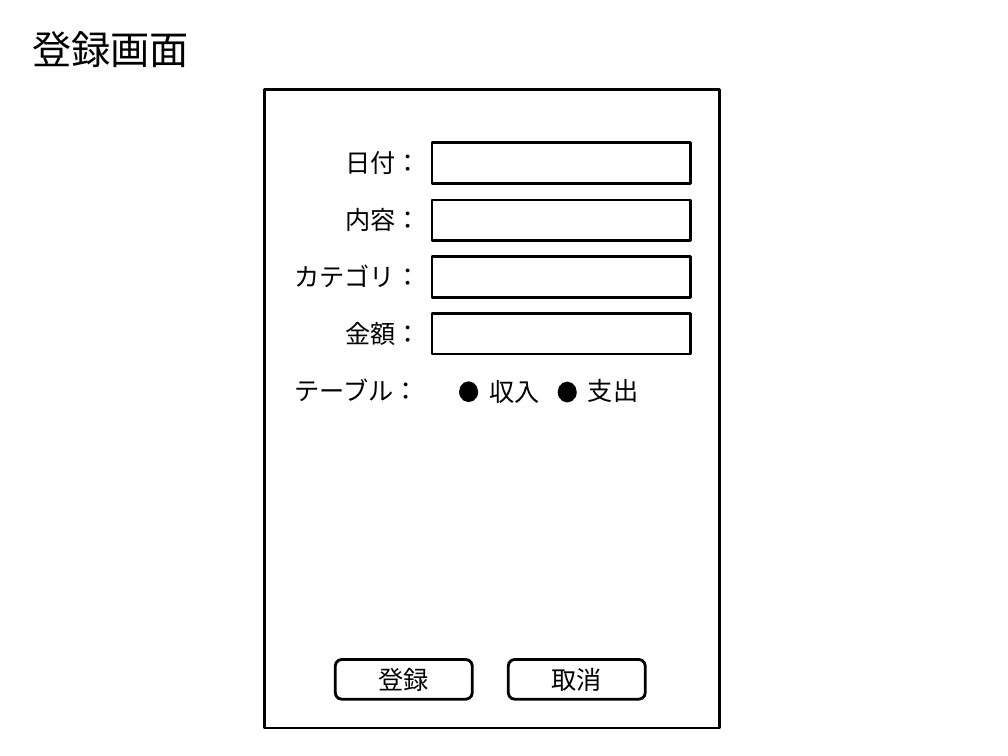
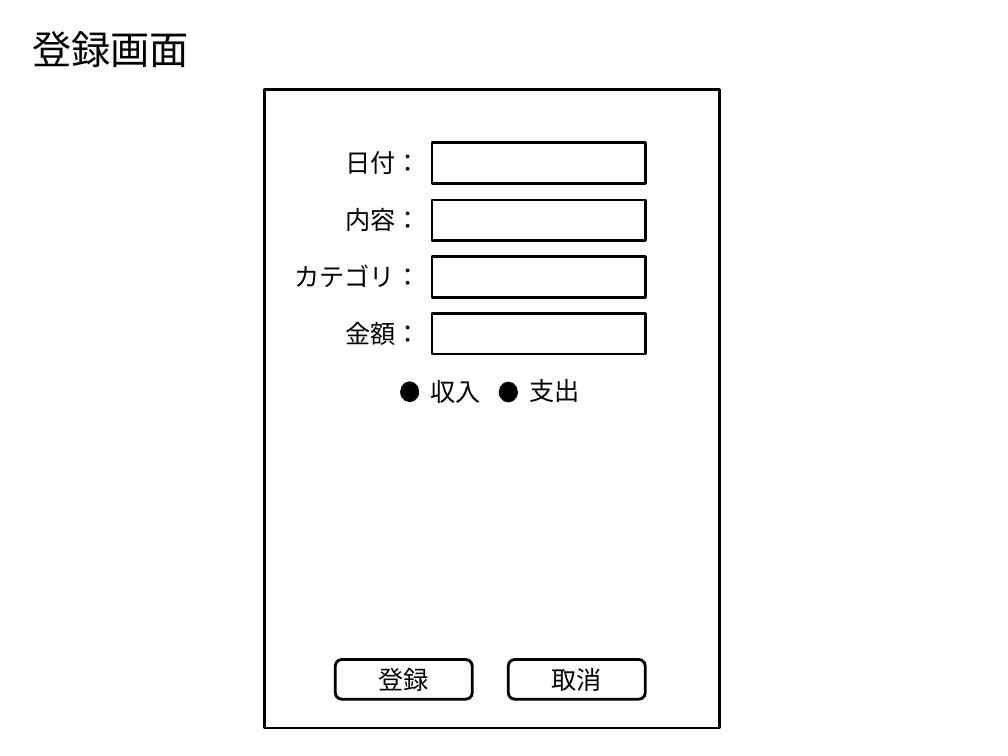
Before and after one commit to Leonis0813/chort, a slide deck: slide 2 of adhafera/interface/register.pptx. Drawn at 1008x756 pixels with LibreOffice and Linux fonts; fonts in the diff are those of the drawing. Boxes give left, top, right and bottom in pixels: in the first picture for what was removed or moved away, otherwise in the second. Text is boxed around its words. In the diff, an @@ line names an element or a change of style, - is before the commit and + after.

```diff
--- a/adhafera/interface/register.pptx
+++ b/adhafera/interface/register.pptx
@@ rectangle: place and size @@
-rectangle at [432, 143, 690, 183]
+rectangle at [432, 143, 646, 183]
@@ rectangle: place and size @@
-rectangle at [432, 200, 690, 240]
+rectangle at [432, 200, 646, 240]
@@ rectangle: place and size @@
-rectangle at [432, 256, 690, 296]
+rectangle at [432, 256, 646, 296]
@@ rectangle: place and size @@
-rectangle at [432, 313, 690, 354]
+rectangle at [432, 313, 646, 354]
@@ text removed at [294, 378, 418, 401] @@
-テーブル：
@@ 2 texts, 2 ellipses: place and size @@
-2 texts, 2 ellipses at [460, 378, 638, 403]
+2 texts, 2 ellipses at [401, 378, 579, 403]
```
Also in this commit, not shown: 1 other slide changed, 1 slide added, 2 other files.
